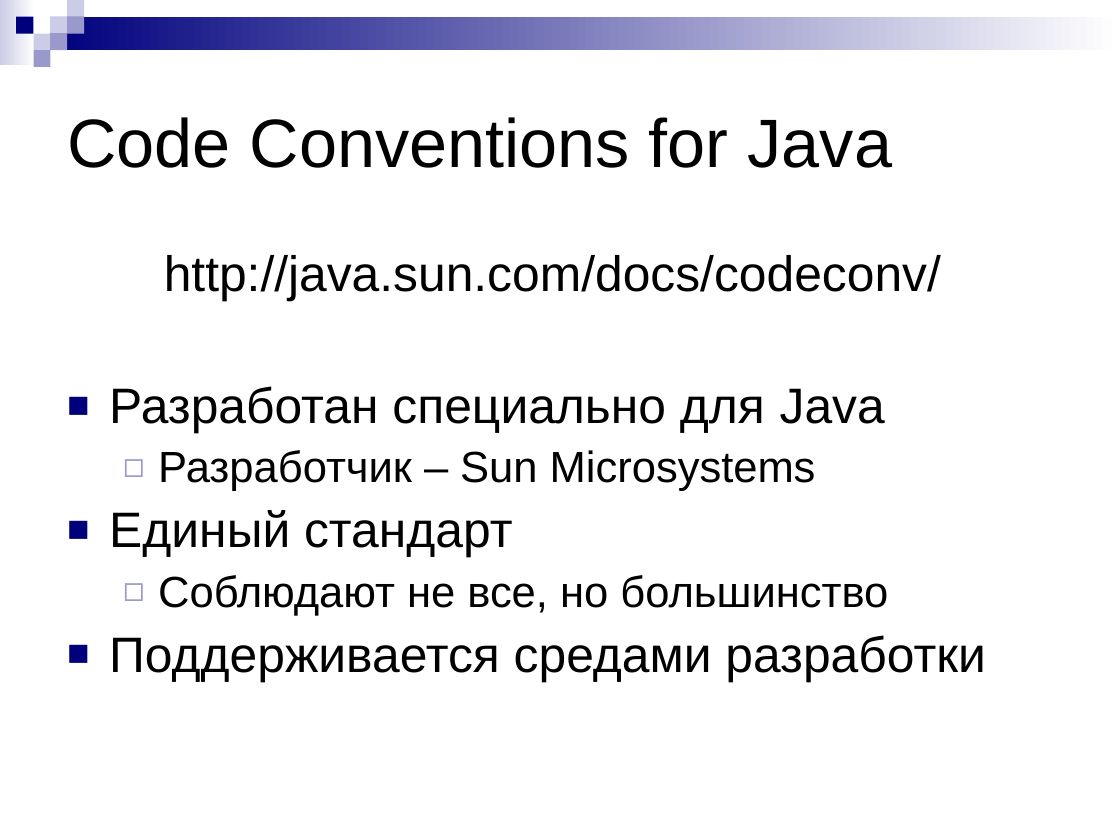
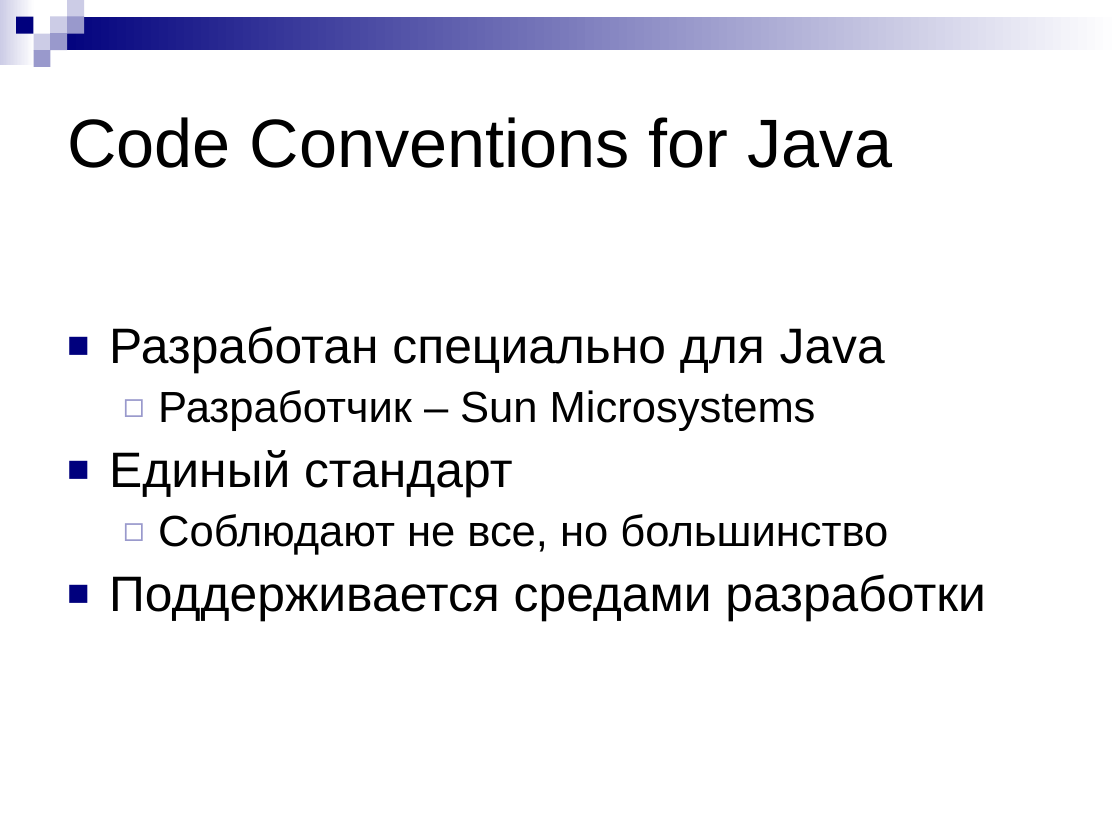
Before and after one commit to maxchv/JavaLessons, a slide deck: slide 3 of Lesson04/Java-Coding-Conventions.ppt. Drawn at 1120x840 pixels with LibreOffice and Linux fonts; fonts in the diff are those of the drawing. Boxes give left, top, right and bottom in pixels: in the first picture for what was removed or moved away, otherwise in the second. Text is boxed around its words. In the diff, an @@ line names an element or a change of style, - is before the commit and + after.

```diff
--- a/Lesson04/Java-Coding-Conventions.ppt
+++ b/Lesson04/Java-Coding-Conventions.ppt
@@ text at bbox=[164, 255, 941, 301]: paragraph removed @@
-http://java.sun.com/docs/codeconv/
```
Also in this commit, not shown: 1 slide removed, 3 other files.
